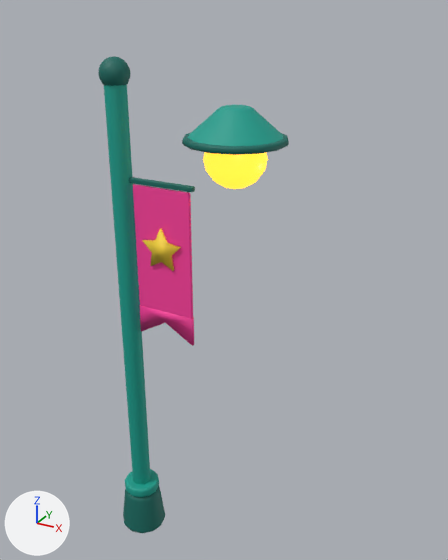
A saved change to the glTF model art/models/lamp_post.glb.
Before and after are seen from a 50 mm camera at (3.59, -4.55, 5.65) aimed at (0.96, 0.24, 3.25). Every picture has the same lights, and +X, +Y and +Z are marked at lower left. The first picture is the older version. Vertices at exactly the same position are counted once.

Objects in the first picture: 'LampPost'.
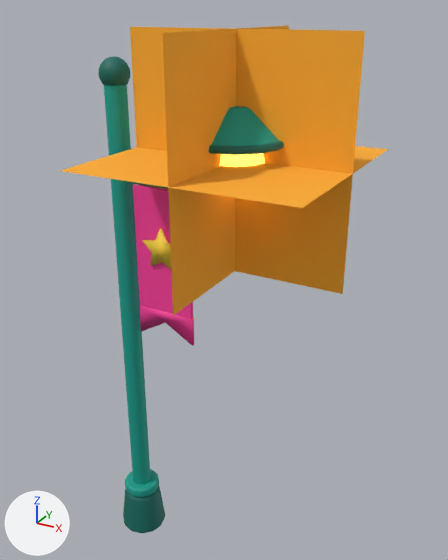
Location of each change, [x1, y1, x2, y2] in pixels of the pictures (448 x 560 px):
'LampPost', recoloured, reshaped (71% wider, 6% taller): before [98, 56, 289, 533]; after [60, 26, 388, 533]
part 1 of me_lamppost, added (orange): after [60, 26, 388, 316]

The edits, one by one:
In material 'BulbAmber' (mat_bulbamber), emission_color goes from (1.0, 0.434, 0.0296) (orange #ffb030) to (1.0, 0.539, 0.0685) (orange #ffc24a).
Material 'BulbHalo' (mat_bulbhalo) is new.
Its base color is (1.0, 0.434, 0.0296) (orange #ffb030).
Its roughness is 1.0.
me_lamppost is used by ob_lamppost; location (0.0, 0.0, 0.0).
Verts and faces of me_lamppost; kept vertices keep their numbers, new ones are numbered from 737.
me_lamppost had 737 vertices, 1404 faces and spanned x -0.25..1.63, y -0.44..0.44, z 0.0..5.32.
me_lamppost now has 761 vertices, 1430 faces and spans x -0.25..2.21, y -1.01..1.01, z 0.0..5.5.
Part 1, on me_lamppost:
New vertex 737 is at (0.19, 0.0, 3.48), pixel (142, 251).
New vertex 738 is at (0.19, 0.0, 5.5), pixel (129, 26).
New vertex 739 is at (0.19, -1.01, 4.49), pixel (59, 170).
New vertex 740 is at (0.19, 1.01, 4.49).
New vertices 741 to 744 stand at vertices 737 to 740, in that order, plus (2.02, 0.0, 0.0).
New vertex 745 is at (1.2, -1.01, 3.48), pixel (173, 315).
New vertex 746 is at (1.2, 1.01, 3.48).
New vertex 747 is at (1.2, 1.01, 5.5), pixel (288, 25).
New vertex 748 is at (1.2, -1.01, 5.5), pixel (162, 32).
New faces: (745, 746, 747), (745, 747, 748), (737, 738, 742), (737, 742, 741), (739, 743, 744), (739, 744, 740) (mat_bulbhalo (orange #ffb030)).
Other edits to the shape of me_lamppost do not show in these pictures.
me_lamppost gains material mat_bulbhalo (orange #ffb030).
